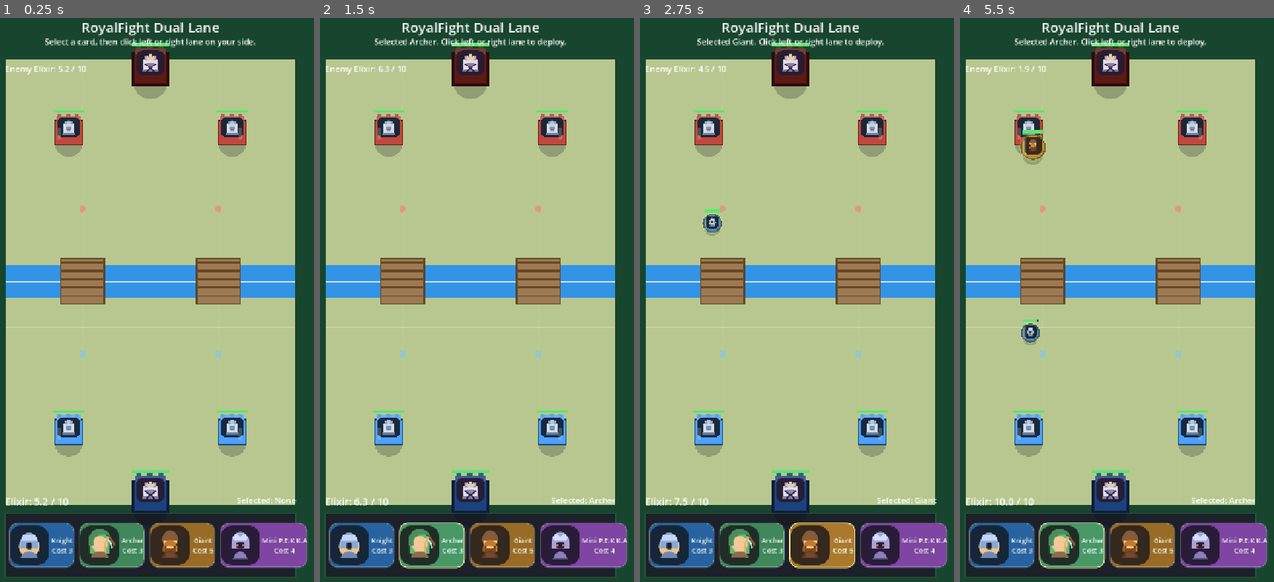
Above: before the commit, frames 1-4 (left to right).
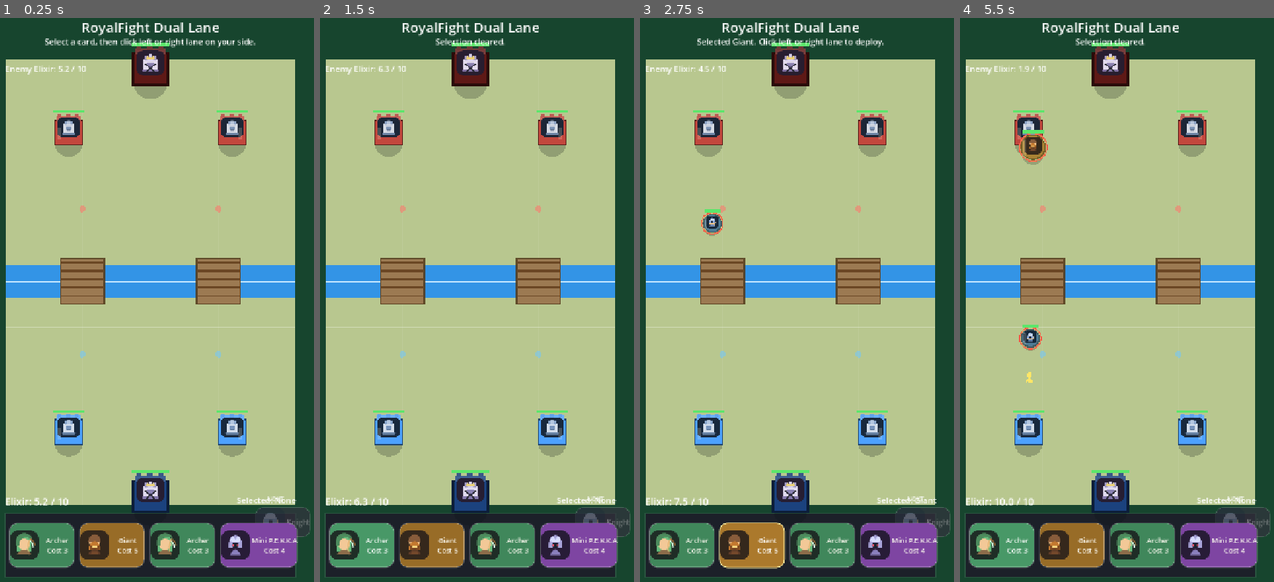
Above: after the commit, the same moments.

Repository: raindesert/royalfight
Game: Godot game, scene res://Main.tscn
Same seed, same stepped clock (60 frames per second), same inputs: the game is played once before the commit and once after it.
Inputs (mouse positions are in pixels of both pictures, inside the frame that each line leads up to):
- Up to frame 1 (0.25 s): no input
- Up to frame 2 (1.5 s): click (360, 542) at 0.5 s, where only the run before the commit has a clickable "Knight Cost 3"; click "Archer Cost 3" at 1.25 s
- Up to frame 3 (2.75 s): click "Giant Cost 5" at 2 s
- Up to frame 4 (5.5 s): click "Archer Cost 3" at 2.75 s; click "Mini P.E.K.K.A Cost 4" at 3.5 s; click (1000, 542) at 4.25 s, where only the run before the commit has a clickable "Knight Cost 3"; click "Archer Cost 3" at 5 s

The runs differ from the first frame. In frame 1, 5.4% of the frame differs, in the area x 3-99%, y 18-98%; in frame 2, 6.1%; in frame 3, 5.7%; in frame 4, 6.5%, in the area x 3-99%, y 3-98%.

Commit message:
feat: 手牌系统、弹道可视化、UI优化等多项改进
- 实现4手牌轮转机制与下一张预览
- 添加Android竖屏适配配置
- 修复Android Typed Array兼容性问题
- 优化特效闪烁问题(visual_dirty标志)
- 添加敌我双方队伍颜色区分
- 为远程单位和箭塔添加抛物线弹道效果
- 修复手牌出牌后不补充的bug
- 改进SVG资源加载兼容性
- 更新DEVLOG.md文档

Diff:
--- a/Main.tscn
+++ b/Main.tscn
@@ -1,6 +1,6 @@
-[gd_scene load_steps=2 format=3]
+[gd_scene format=3 uid="uid://crihus677ovgs"]
 
-[ext_resource type="Script" path="res://scripts/main.gd" id="1_main"]
+[ext_resource type="Script" uid="uid://cw7davio2ran8" path="res://scripts/main.gd" id="1_main"]
 
-[node name="Main" type="Node2D"]
+[node name="Main" type="Node2D" unique_id=1362752672]
 script = ExtResource("1_main")
--- a/project.godot
+++ b/project.godot
@@ -1,5 +1,5 @@
 ; Engine configuration file.
-; It's best edited using the editor and not directly,
+; It's best edited using the editor UI and not directly,
 ; since the parameters that go here are not all obvious.
 ;
 ; Format:
@@ -19,9 +19,10 @@
 window/size/viewport_width=720
 window/size/viewport_height=1280
 window/stretch/mode="canvas_items"
-window/stretch/aspect="keep"
+window/handheld/orientation=1
+window/size/orientation=1
 
 [rendering]
 
 renderer/rendering_method="mobile"
-renderer/rendering_method.mobile="mobile"
+textures/vram_compression/import_etc2_astc=true
--- a/scripts/battle_building.gd
+++ b/scripts/battle_building.gd
@@ -25,6 +25,13 @@
 var _recovery_duration: float = 0.001
 var _pending_target: Node = null
 var _hitflash_timer: float = 0.0
+var _visual_dirty := false
+var _last_hp: float = 0.0
+var _projectile_pos := Vector2.ZERO
+var _projectile_target := Vector2.ZERO
+var _projectile_progress: float = 0.0
+var _projectile_duration: float = 0.0
+var _has_projectile: bool = false
 
 
 func setup(config: Dictionary, team_id: int, game_controller: Node, spawn_position: Vector2) -> void:
@@ -54,8 +61,20 @@
 	if _pending_target != null and not is_instance_valid(_pending_target):
 		_pending_target = null
 		_windup_timer = 0.0
+		_visual_dirty = true
+	if _has_projectile:
+		_projectile_progress += delta
+		_visual_dirty = true
+		if _pending_target != null and is_instance_valid(_pending_target) and not _pending_target.is_dead:
+			_projectile_target = _pending_target.global_position - global_position
+		if _projectile_progress >= _projectile_duration:
+			if _pending_target != null and is_instance_valid(_pending_target) and not _pending_target.is_dead:
+				_pending_target.take_damage(damage, self)
+				controller.on_damage_dealt(_pending_target, self)
+			_has_projectile = false
+			_projectile_progress = 0.0
 	if is_king and not controller.is_king_tower_awake(team):
-		queue_redraw()
+		_request_redraw()
 		return
 	_attack_timer = max(_attack_timer - delta, 0.0)
 	_windup_timer = max(_windup_timer - delta, 0.0)
@@ -64,19 +83,26 @@
 
 	if _pending_target != null:
 		if _windup_timer > 0.0:
-			queue_redraw()
+			_visual_dirty = true
+			_request_redraw()
 			return
-		_resolve_attack()
-		queue_redraw()
-		return
+		if not _has_projectile:
+			_resolve_attack()
+			_visual_dirty = true
+			_request_redraw()
+			return
+		else:
+			_request_redraw()
+			return
 
 	if _recovery_timer > 0.0:
-		queue_redraw()
+		_visual_dirty = true
+		_request_redraw()
 		return
 
 	var target: Node = controller.choose_target_for_building(self)
 	if target == null:
-		queue_redraw()
+		_request_redraw()
 		return
 	var distance: float = global_position.distance_to(target.global_position)
 	if distance <= attack_range + target.radius:
@@ -84,15 +110,31 @@
 			_pending_target = target
 			_windup_duration = min(0.22, attack_cooldown * 0.28)
 			_windup_timer = _windup_duration
+			_visual_dirty = true
 			controller.play_attack_sfx(self)
-	queue_redraw()
+	_request_redraw()
+
+
+func _request_redraw() -> void:
+	if _visual_dirty or hp != _last_hp:
+		_last_hp = hp
+		_visual_dirty = false
+		queue_redraw()
 
 
 func _resolve_attack() -> void:
 	var resolved_target: Node = _pending_target
-	if resolved_target != null and is_instance_valid(resolved_target) and not resolved_target.is_dead:
-		resolved_target.take_damage(damage, self)
-		controller.on_damage_dealt(resolved_target, self)
+	if resolved_target == null or not is_instance_valid(resolved_target) or resolved_target.is_dead:
+		_attack_timer = attack_cooldown
+		_pending_target = null
+		_windup_timer = 0.0
+		return
+	_projectile_pos = Vector2.ZERO
+	_projectile_target = resolved_target.global_position - global_position
+	_projectile_progress = 0.0
+	var distance: float = _projectile_target.length()
+	_projectile_duration = max(0.15, distance / 420.0)
+	_has_projectile = true
 	_attack_timer = attack_cooldown
 	_recovery_duration = min(0.16, attack_cooldown * 0.2)
 	_recovery_timer = _recovery_duration
@@ -110,6 +152,7 @@
 	if is_dead:
 		return
 	hp -= amount
+	_visual_dirty = true
 	_hitflash_timer = 0.12
 	if hp <= 0.0:
 		hp = 0.0
@@ -174,3 +217,18 @@
 	draw_rect(bar_rect, Color(0.15, 0.15, 0.18, 0.9))
 	var hp_ratio := 0.0 if max_hp <= 0.0 else hp / max_hp
 	draw_rect(Rect2(bar_rect.position, Vector2(bar_width * hp_ratio, 7.0)), Color(0.36, 0.9, 0.42))
+
+	if _has_projectile:
+		var t: float = _projectile_progress / _projectile_duration
+		var arc_height: float = 45.0
+		var current_pos: Vector2 = _projectile_pos.lerp(_projectile_target, t)
+		current_pos += Vector2(0.0, -arc_height * sin(t * PI))
+		var proj_dir: Vector2 = (_projectile_target - _projectile_pos).normalized()
+		if proj_dir.length() > 0.001:
+			var angle: float = proj_dir.angle()
+			var arrow_color := Color(1.0, 0.9, 0.4) if team == controller.PLAYER_TEAM else Color(1.0, 0.6, 0.3)
+			draw_circle(current_pos, 6.0, arrow_color)
+			draw_line(current_pos, current_pos - proj_dir * 16.0, arrow_color, 5.0)
+			var arrowhead := Vector2(cos(angle), sin(angle)) * 14.0
+			draw_line(current_pos - proj_dir * 10.0, current_pos + arrowhead.rotated(2.6) - proj_dir * 4.0, arrow_color, 4.0)
+			draw_line(current_pos - proj_dir * 10.0, current_pos + arrowhead.rotated(-2.6) - proj_dir * 4.0, arrow_color, 4.0)
--- a/scripts/battle_unit.gd
+++ b/scripts/battle_unit.gd
@@ -33,6 +33,13 @@
 var _hitstun_timer: float = 0.0
 var _knockback_velocity := Vector2.ZERO
 var _attack_pose_dir := Vector2.UP
+var _visual_dirty := false
+var _last_hp: float = 0.0
+var _projectile_pos := Vector2.ZERO
+var _projectile_target := Vector2.ZERO
+var _projectile_progress: float = 0.0
+var _projectile_duration: float = 0.0
+var _has_projectile: bool = false
 
 
 func setup(config: Dictionary, team_id: int, game_controller: Node, spawn_position: Vector2) -> void:
@@ -68,6 +75,7 @@
 	if _pending_target != null and not is_instance_valid(_pending_target):
 		_pending_target = null
 		_windup_timer = 0.0
+		_visual_dirty = true
 
 	_attack_timer = max(_attack_timer - delta, 0.0)
 	_retarget_timer = max(_retarget_timer - delta, 0.0)
@@ -78,19 +86,38 @@
 	_knockback_velocity = _knockback_velocity.move_toward(Vector2.ZERO, 520.0 * delta)
 	position += _knockback_velocity * delta
 
+	if _has_projectile:
+		_projectile_progress += delta
+		_visual_dirty = true
+		if _pending_target != null and is_instance_valid(_pending_target) and not _pending_target.is_dead:
+			_projectile_target = _pending_target.global_position - global_position
+		if _projectile_progress >= _projectile_duration:
+			if _pending_target != null and is_instance_valid(_pending_target) and not _pending_target.is_dead:
+				_pending_target.take_damage(damage, self)
+				controller.on_damage_dealt(_pending_target, self)
+			_has_projectile = false
+			_projectile_progress = 0.0
+
 	if _focus_timer <= 0.0:
 		_focus_target = null
 
 	if _pending_target != null:
 		if _windup_timer > 0.0:
-			queue_redraw()
-			return
-		_resolve_attack()
-		queue_redraw()
-		return
+			_visual_dirty = true
+			_request_redraw()
+			return
+		if not _has_projectile:
+			_resolve_attack()
+			_visual_dirty = true
+			_request_redraw()
+			return
+		else:
+			_request_redraw()
+			return
 
 	if _hitstun_timer > 0.0 or _recovery_timer > 0.0:
-		queue_redraw()
+		_visual_dirty = true
+		_request_redraw()
 		return
 
 	current_target = controller.update_unit_target(self, current_target, _retarget_timer <= 0.0)
@@ -111,7 +138,14 @@
 		_follow_lane_path(delta)
 
 	_apply_separation(delta)
-	queue_redraw()
+	_request_redraw()
+
+
+func _request_redraw() -> void:
+	if _visual_dirty or hp != _last_hp:
+		_last_hp = hp
+		_visual_dirty = false
+		queue_redraw()
 
 
 func _begin_attack(target: Node) -> void:
@@ -123,12 +157,26 @@
 	_attack_pose_dir = (target.global_position - global_position).normalized()
 	if _attack_pose_dir.length() <= 0.001:
 		_attack_pose_dir = Vector2.UP if team == controller.PLAYER_TEAM else Vector2.DOWN
+	_visual_dirty = true
 	controller.play_attack_sfx(self)
 
 
 func _resolve_attack() -> void:
 	var resolved_target: Node = _pending_target
-	if resolved_target != null and is_instance_valid(resolved_target) and not resolved_target.is_dead:
+	if resolved_target == null or not is_instance_valid(resolved_target) or resolved_target.is_dead:
+		_attack_timer = attack_cooldown
+		_pending_target = null
+		_windup_timer = 0.0
+		return
+	if attack_range > 40.0:
+		_projectile_pos = Vector2.ZERO
+		_projectile_target = resolved_target.global_position - global_position
+		_projectile_progress = 0.0
+		var distance: float = _projectile_target.length()
+		_projectile_duration = max(0.12, distance / 480.0)
+		_has_projectile = true
+		_visual_dirty = true
+	else:
 		resolved_target.take_damage(damage, self)
 		controller.on_damage_dealt(resolved_target, self)
 	_attack_timer = attack_cooldown
@@ -219,6 +267,7 @@
 	if is_dead:
 		return
 	hp -= amount
+	_visual_dirty = true
 	if attacker != null:
 		remember_attacker(attacker)
 		var kb_dir: Vector2 = (global_position - attacker.global_position).normalized()
@@ -260,7 +309,7 @@
 		draw_offset += _knockback_velocity.normalized() * (2.0 * stun_t)
 	draw_set_transform(draw_offset, draw_rotation, draw_scale)
 
-	var plate_color := color if team == controller.PLAYER_TEAM else color.darkened(0.18)
+	var plate_color := color if team == controller.PLAYER_TEAM else color.darkened(0.22)
 	var plate_outer := plate_color.darkened(0.52)
 	var plate_inner := plate_color.darkened(0.12)
 	if _hitstun_timer > 0.0:
@@ -268,9 +317,15 @@
 	if _pending_target != null:
 		plate_inner = plate_inner.lightened(0.08)
 
+	var team_ring_color := Color(0.28, 0.58, 1.0) if team == controller.PLAYER_TEAM else Color(1.0, 0.38, 0.32)
+	if team == controller.ENEMY_TEAM:
+		team_ring_color = Color(0.95, 0.35, 0.28)
+		plate_inner = plate_inner.darkened(0.08)
+
 	draw_circle(Vector2(0.0, radius * 0.62), radius * 0.94, Color(0.03, 0.05, 0.07, 0.2))
 	draw_circle(Vector2.ZERO, radius + 3.0, plate_outer)
 	draw_circle(Vector2.ZERO, radius, plate_inner)
+	draw_circle(Vector2.ZERO, radius + 5.5, team_ring_color, false, 3.0)
 	draw_circle(Vector2(-radius * 0.18, -radius * 0.22), radius * 0.56, Color(1.0, 1.0, 1.0, 0.08))
 	if current_target != null:
 		draw_circle(Vector2.ZERO, radius + 6.0, Color(1.0, 0.95, 0.45, 0.18))
@@ -286,3 +341,18 @@
 	draw_rect(bar_rect, Color(0.15, 0.15, 0.18, 0.9))
 	var hp_ratio := 0.0 if max_hp <= 0.0 else hp / max_hp
 	draw_rect(Rect2(bar_rect.position, Vector2(bar_width * hp_ratio, 6.0)), Color(0.36, 0.9, 0.42))
+
+	if _has_projectile:
+		var t: float = _projectile_progress / _projectile_duration
+		var arc_height: float = 35.0
+		var current_pos: Vector2 = _projectile_pos.lerp(_projectile_target, t)
+		current_pos += Vector2(0.0, -arc_height * sin(t * PI))
+		var proj_dir: Vector2 = (_projectile_target - _projectile_pos).normalized()
+		if proj_dir.length() > 0.001:
+			var angle: float = proj_dir.angle()
+			var arrow_color := Color(1.0, 0.9, 0.4) if team == controller.PLAYER_TEAM else Color(1.0, 0.6, 0.3)
+			draw_circle(current_pos, 5.0, arrow_color)
+			draw_line(current_pos, current_pos - proj_dir * 14.0, arrow_color, 4.0)
+			var arrowhead := Vector2(cos(angle), sin(angle)) * 12.0
+			draw_line(current_pos - proj_dir * 8.0, current_pos + arrowhead.rotated(2.6) - proj_dir * 3.0, arrow_color, 3.5)
+			draw_line(current_pos - proj_dir * 8.0, current_pos + arrowhead.rotated(-2.6) - proj_dir * 3.0, arrow_color, 3.5)
--- a/scripts/main.gd
+++ b/scripts/main.gd
@@ -79,14 +79,18 @@
 	}
 }
 
-var player_deck: Array[String] = ["knight", "archer", "giant", "mini_pekka"]
-var enemy_deck: Array[String] = ["knight", "archer", "giant", "mini_pekka"]
+var player_deck = ["knight", "archer", "giant", "mini_pekka", "knight", "archer", "giant", "mini_pekka"]
+var player_hand = []
+var next_card_preview = ""
+
+var enemy_deck = ["knight", "archer", "giant", "mini_pekka"]
 
 var player_elixir := 5.0
 var enemy_elixir := 5.0
 var max_elixir := 10.0
 var elixir_regen := 0.9
 var selected_card_id := ""
+var selected_hand_index := -1
 var battle_over := false
 var winner_text := ""
 var status_text := "Select a card, then click left or right lane on your side."
@@ -104,6 +108,8 @@
 var restart_button: Button
 var card_buttons: Dictionary = {}
 var card_icon_textures: Dictionary = {}
+var hand_slot_buttons: Array[Button] = []
+var next_card_preview_button: Button
 var _svg_texture_cache: Dictionary = {}
 var _card_style_cache: Dictionary = {}
 var _sfx_players: Array[AudioStreamPlayer] = []
@@ -118,9 +124,47 @@
 	randomize()
 	_setup_audio()
 	_load_card_icons()
+	_setup_deck()
 	_setup_ui()
 	_spawn_towers()
 	queue_redraw()
+
+
+func _setup_deck() -> void:
+	_shuffle_deck()
+	_draw_initial_hand()
+
+
+func _shuffle_deck() -> void:
+	player_deck.shuffle()
+
+
+func _draw_initial_hand() -> void:
+	for i in range(4):
+		if player_deck.is_empty():
+			break
+		var card_id = player_deck.pop_front()
+		if card_id != null:
+			player_hand.append(card_id)
+	_refresh_next_preview()
+
+
+func _draw_one_card() -> void:
+	if player_deck.is_empty():
+		player_deck = ["knight", "archer", "giant", "mini_pekka", "knight", "archer", "giant", "mini_pekka"]
+		player_deck.shuffle()
+	if not player_deck.is_empty():
+		var card_id = player_deck.pop_front()
+		if card_id != null:
+			player_hand.append(card_id)
+	_refresh_next_preview()
+
+
+func _refresh_next_preview() -> void:
+	if player_deck.is_empty():
+		next_card_preview = player_hand[0] if not player_hand.is_empty() else ""
+	else:
+		next_card_preview = player_deck[0]
 
 
 func _process(delta: float) -> void:
@@ -176,11 +220,13 @@
 	if battle_over:
 		return
 	if event is InputEventMouseButton and event.button_index == MOUSE_BUTTON_LEFT and event.pressed:
-		_try_player_deploy(event.position)
+		if selected_hand_index >= 0:
+			_try_player_deploy(event.position, selected_hand_index)
 
 
 func _load_card_icons() -> void:
-	for card_id in player_deck:
+	var all_cards := ["knight", "archer", "giant", "mini_pekka"]
+	for card_id in all_cards:
 		card_icon_textures[card_id] = load_svg_texture("res://assets/units/%s.svg" % card_id, 1.35)
 
 
@@ -188,17 +234,21 @@
 	var cache_key := "%s@%.2f" % [asset_path, raster_scale]
 	if _svg_texture_cache.has(cache_key):
 		return _svg_texture_cache[cache_key]
-	if not FileAccess.file_exists(asset_path):
-		return null
-	var svg_text := FileAccess.get_file_as_string(asset_path)
-	if svg_text.is_empty():
-		return null
-	var image := Image.new()
-	var err := image.load_svg_from_string(svg_text, raster_scale)
-	if err != OK:
-		return null
-	var texture := ImageTexture.create_from_image(image)
-	_svg_texture_cache[cache_key] = texture
+	var texture: Texture2D = null
+	var try_paths := [
+		asset_path,
+		asset_path.get_base_dir() + "/" + asset_path.get_file().get_basename() + ".svg",
+		asset_path.get_base_dir() + "/" + asset_path.get_file().get_basename() + ".png",
+		"res://assets/units/" + asset_path.get_file().get_basename() + ".svg",
+		"res://assets/units/" + asset_path.get_file().get_basename() + ".png",
+	]
+	for try_path in try_paths:
+		if ResourceLoader.exists(try_path):
+			texture = load(try_path) as Texture2D
+			if texture != null:
+				break
+	if texture != null:
+		_svg_texture_cache[cache_key] = texture
 	return texture
 
 
@@ -234,16 +284,30 @@
 	selected_label.horizontal_alignment = HORIZONTAL_ALIGNMENT_RIGHT
 	selected_label.add_theme_font_size_override("font_size", 18)
 	ui_layer.add_child(selected_label)
+	var preview_label := Label.new()
+	preview_label.text = "NEXT"
+	preview_label.position = Vector2(590, 1068)
+	preview_label.size = Vector2(90, 20)
+	preview_label.horizontal_alignment = HORIZONTAL_ALIGNMENT_CENTER
+	preview_label.add_theme_font_size_override("font_size", 14)
+	ui_layer.add_child(preview_label)
+	next_card_preview_button = Button.new()
+	next_card_preview_button.position = Vector2(590, 1095)
+	next_card_preview_button.size = Vector2(90, 60)
+	next_card_preview_button.disabled = true
+	next_card_preview_button.add_theme_stylebox_override("disabled", _get_card_stylebox("preview:disabled", Color(0.2, 0.2, 0.24), Color(1.0, 1.0, 1.0, 0.1)))
+	next_card_preview_button.self_modulate = Color(1.0, 1.0, 1.0, 0.7)
+	ui_layer.add_child(next_card_preview_button)
 	var x := 48.0
-	for card_id in player_deck:
+	for i in range(4):
 		var button := Button.new()
 		button.position = Vector2(x, 1130)
 		button.size = Vector2(145, 100)
-		button.icon = card_icon_textures.get(card_id, null)
 		button.add_theme_font_size_override("font_size", 15)
-		button.pressed.connect(_on_card_button_pressed.bind(card_id))
+		button.pressed.connect(_on_hand_slot_pressed.bind(i))
 		ui_layer.add_child(button)
-		card_buttons[card_id] = button
+		hand_slot_buttons.append(button)
+		card_buttons["slot_%d" % i] = button
 		x += 155.0
 	restart_button = Button.new()
 	restart_button.text = "Restart Battle"
@@ -261,20 +325,39 @@
 	enemy_elixir_label.text = "Enemy Elixir: %.1f / %.0f" % [enemy_elixir, max_elixir]
 	selected_label.text = "Selected: %s" % (troop_defs[selected_card_id]["name"] if selected_card_id != "" else "None")
 	restart_button.visible = battle_over
-	for card_id in player_deck:
-		var button: Button = card_buttons[card_id]
-		var cost := int(troop_defs[card_id]["cost"])
-		var disabled := battle_over or player_elixir < float(cost)
-		var selected := card_id == selected_card_id
-		var style_key := "%s:%s:%s" % [card_id, selected, disabled]
-		button.text = "%s\nCost %d" % [troop_defs[card_id]["name"], cost]
-		button.icon = card_icon_textures.get(card_id, null)
-		button.disabled = disabled
-		button.modulate = Color.WHITE
-		var current_style_key := str(button.get_meta("style_key")) if button.has_meta("style_key") else ""
-		if current_style_key != style_key:
+	_update_hand_slots()
+	_update_next_preview()
+
+
+func _update_hand_slots() -> void:
+	for i in range(4):
+		var button: Button = hand_slot_buttons[i]
+		if i < player_hand.size():
+			var card_id: String = player_hand[i]
+			var cost: int = int(troop_defs[card_id]["cost"])
+			var disabled := battle_over or player_elixir < float(cost)
+			var selected := i == selected_hand_index
+			button.icon = card_icon_textures.get(card_id, null)
+			button.text = "%s\nCost %d" % [troop_defs[card_id]["name"], cost]
+			button.disabled = disabled
+			button.modulate = Color.WHITE
 			_apply_card_styles(button, card_id, selected, disabled)
-			button.set_meta("style_key", style_key)
+		else:
+			button.icon = null
+			button.text = ""
+			button.disabled = true
+			button.self_modulate = Color(1.0, 1.0, 1.0, 0.3)
+
+
+func _update_next_preview() -> void:
+	if next_card_preview != "":
+		next_card_preview_button.icon = card_icon_textures.get(next_card_preview, null)
+		next_card_preview_button.text = troop_defs[next_card_preview]["name"]
+		var style := _get_card_stylebox("preview:disabled", Color(0.2, 0.2, 0.24), Color(1.0, 1.0, 1.0, 0.1))
+		next_card_preview_button.add_theme_stylebox_override("disabled", style)
+	else:
+		next_card_preview_button.icon = null
+		next_card_preview_button.text = ""
 
 
 func _apply_card_styles(button: Button, card_id: String, selected: bool, disabled: bool) -> void:
@@ -324,27 +407,31 @@
 	_spawn_building({"id": "enemy_king", "name": "Red King Tower", "hp": 3200.0, "range": 250.0, "damage": 78.0, "cooldown": 1.0, "radius": 42.0, "color": Color(0.84, 0.22, 0.2), "is_king": true, "lane": LANE_CENTER}, ENEMY_TEAM, Vector2(360, 130))
 
 
-func _try_player_deploy(world_pos: Vector2) -> void:
-	if selected_card_id == "":
-		status_text = "Pick a card before dropping troops."
+func _try_player_deploy(world_pos: Vector2, hand_index: int) -> void:
+	if hand_index < 0 or hand_index >= player_hand.size():
+		status_text = "Invalid card slot."
+		return
+	var card_id: String = player_hand[hand_index]
+	var cost := float(troop_defs[card_id]["cost"])
+	if player_elixir < cost:
+		status_text = "Not enough elixir."
 		return
 	if not ARENA_RECT.has_point(world_pos):
 		status_text = "Click inside the arena."
 		return
 	if world_pos.y < PLAYER_DEPLOY_Y:
 		status_text = "You can only deploy on your half of the arena."
-		return
-	var cost := float(troop_defs[selected_card_id]["cost"])
-	if player_elixir < cost:
-		status_text = "Not enough elixir."
 		return
 	var lane := _lane_for_x(world_pos.x)
 	player_elixir -= cost
 	var spawn_x: float = LANE_X[lane] + randf_range(-24.0, 24.0)
 	var spawn_y: float = clamp(world_pos.y, PLAYER_DEPLOY_Y + 20.0, ARENA_RECT.end.y - 24.0)
-	_spawn_troop(selected_card_id, PLAYER_TEAM, lane, Vector2(spawn_x, spawn_y))
-	status_text = "%s deployed on %s lane." % [troop_defs[selected_card_id]["name"], lane]
+	_spawn_troop(card_id, PLAYER_TEAM, lane, Vector2(spawn_x, spawn_y))
+	status_text = "%s deployed on %s lane." % [troop_defs[card_id]["name"], lane]
+	player_hand.remove_at(hand_index)
+	_draw_one_card()
 	selected_card_id = ""
+	selected_hand_index = -1
 
 
 func _enemy_play() -> void:
@@ -658,15 +745,24 @@
 		winner_text = "Defeat! Your King Tower fell."
 
 
-func _on_card_button_pressed(card_id: String) -> void:
+func _on_hand_slot_pressed(slot_index: int) -> void:
 	if battle_over:
 		return
-	selected_card_id = "" if selected_card_id == card_id else card_id
-	if selected_card_id == "":
+	if slot_index < 0 or slot_index >= player_hand.size():
+		return
+	var card_id: String = player_hand[slot_index]
+	var cost: float = troop_defs[card_id]["cost"]
+	if player_elixir < cost:
+		status_text = "Not enough elixir."
+		return
+	if selected_hand_index == slot_index:
+		selected_card_id = ""
+		selected_hand_index = -1
 		status_text = "Selection cleared."
 	else:
+		selected_card_id = card_id
+		selected_hand_index = slot_index
 		status_text = "Selected %s. Click left or right lane to deploy." % troop_defs[card_id]["name"]
-	_update_ui()
 
 
 func _on_restart_pressed() -> void:
Not shown, added: assets/buildings/crown_tower.svg.import
Not shown, added: assets/buildings/king_tower.svg.import
Binary file added: assets/icon.png
Not shown, added: assets/icon.png.import
Not shown, added: assets/units/archer.svg.import
Not shown, added: assets/units/giant.svg.import
Not shown, added: assets/units/knight.svg.import
Not shown, added: assets/units/mini_pekka.svg.import
Not shown, added: export_presets.cfg
Not shown, added: scripts/battle_building.gd.uid
Not shown, added: scripts/battle_unit.gd.uid
Not shown, added: scripts/main.gd.uid
(and 1 more such lines)
